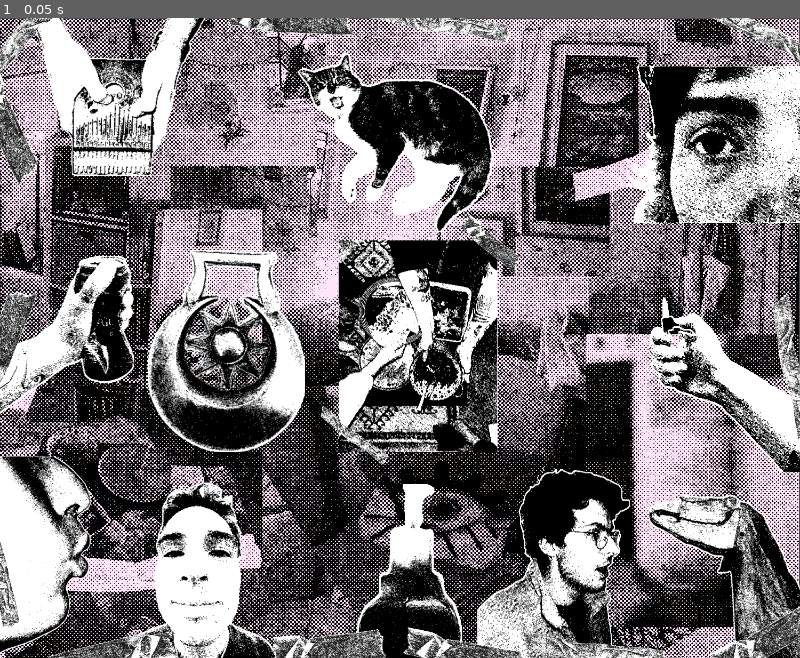
Above: before the commit, frame 1.
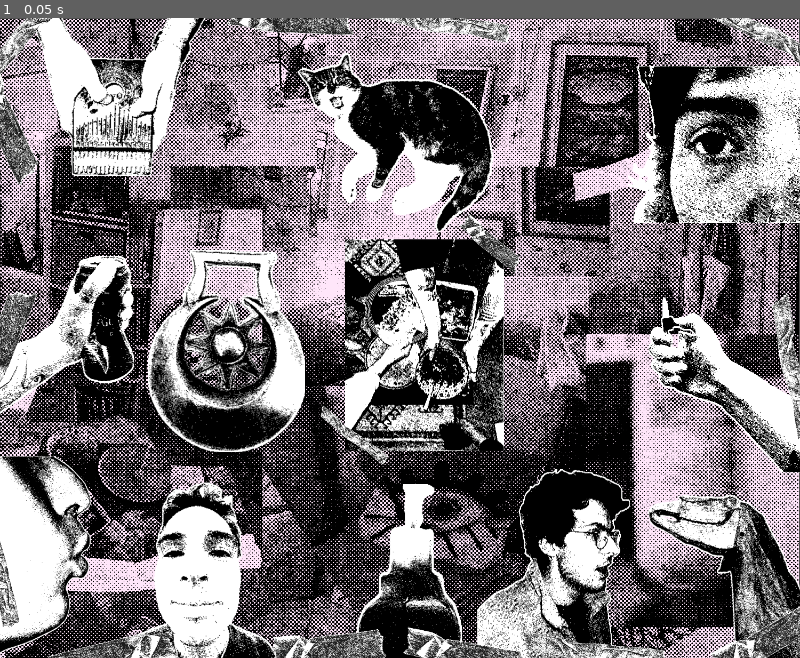
Above: after the commit, the same moment.

Repository: dorukbalci/MusicToyTemplate
Game: Godot game, scene res://CHLOE'S HOUSE/main_scene.tscn
The game is run twice, just before and just after one commit, with the same random seed, the same clock (stepped at 60 frames per second) and the same inputs.
Inputs:
- Up to frame 1 (0.05 s): no input

The runs differ from the first frame. In frame 1, 3.7% of the frame differs, in the area x 42-63%, y 34-68%.

Commit message:
some things

Diff:
--- a/musictoytemplate/CHLOE'S HOUSE/main_scene.tscn
+++ b/musictoytemplate/CHLOE'S HOUSE/main_scene.tscn
@@ -63,14 +63,16 @@
 position = Vector2(425, 625)
 selected_key = "G"
 audio_file = ExtResource("5_c0dgi")
+volume = 0.416
 
 [node name="AnimatedSprite2D" parent="MusicObjectParent/HorseBrass(G)" index="1"]
 animation = &"G"
 
 [node name="Food(H)" parent="MusicObjectParent" instance=ExtResource("1_6sqrr")]
-position = Vector2(-876, 113)
+position = Vector2(-864, 111)
 selected_key = "H"
 audio_file = ExtResource("9_clej2")
+volume = 2.673
 
 [node name="AnimatedSprite2D" parent="MusicObjectParent/Food(H)" index="1"]
 position = Vector2(1660, 503)
Not shown, added: musictoytemplate/CHLOE'S HOUSE/Anims/.DS_Store
